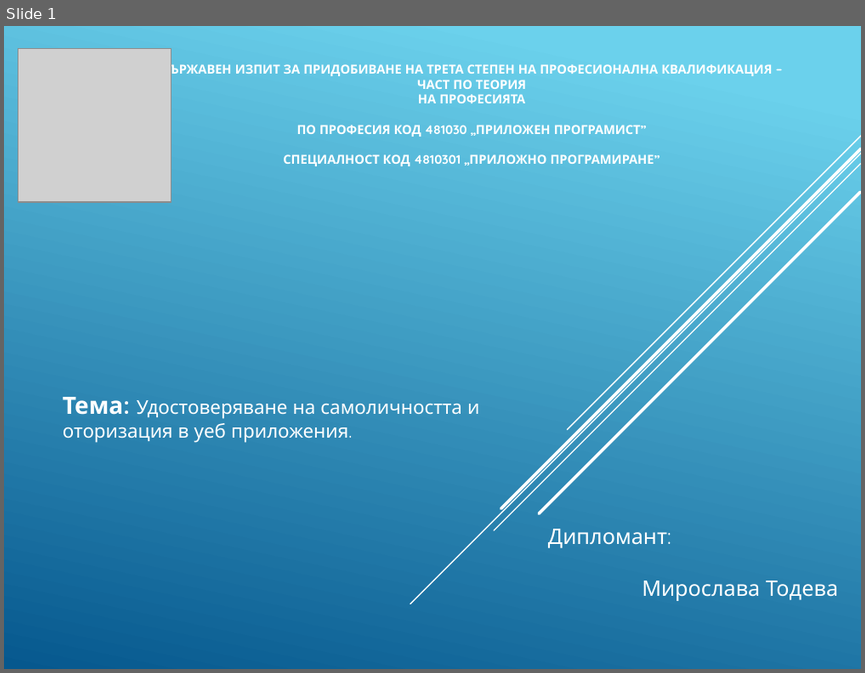
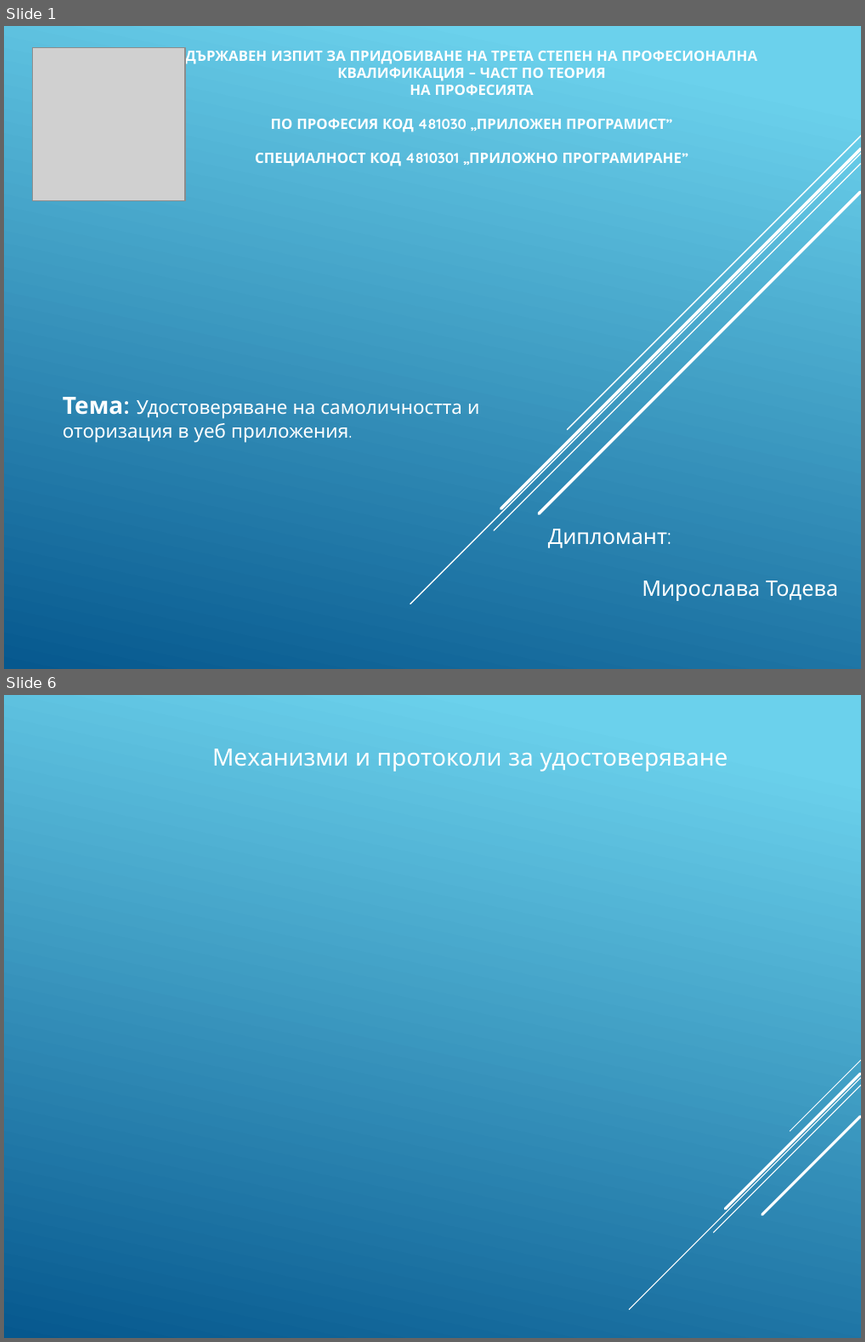
Before and after one commit to pgee-dzi2024/Theme_2501, a slide deck: dr/Защита.pptx. Shown one above the other, each under a label of ours: slide 1 before the commit, slides 1 and 6 after it; the slides between them are not shown. The pictures are 865x673 and 865x1342 pixels, drawn with LibreOffice and Linux fonts; fonts in the diff are those of the drawing; grey boxes stand for pictures; background and template pictures are left out. Boxes give left, top, right and bottom in pixels: in the first picture for what was removed or moved away, otherwise in the second. Text is boxed around its words. In the diff, an @@ line names an element or a change of style, - is before the commit and + after.

```diff
--- a/dr/Защита.pptx
+++ b/dr/Защита.pptx
@@ slide 6 added at (x1=4, y1=695, x2=861, y2=1338), background picture (left out) @@
@@ text added at (x1=212, y1=749, x2=728, y2=771), 20 pt, text #FFFFFF @@
+Механизми и протоколи за удостоверяване
@@ group added at (x1=630, y1=1060, x2=861, y2=1310): 5 lines @@
@@ slide 1 changed as well @@
@@ picture moved from (x1=18, y1=49, x2=171, y2=203) to (x1=32, y1=47, x2=185, y2=201) @@
@@ title "ДЪРЖАВЕН ИЗПИТ ЗА ПРИДОБИВАНЕ НА ..." at (x1=185, y1=47, x2=757, y2=166): size 10.5 to 12 pt @@
```
Also in this commit, not shown: 10 other slides added, 3 other files.
